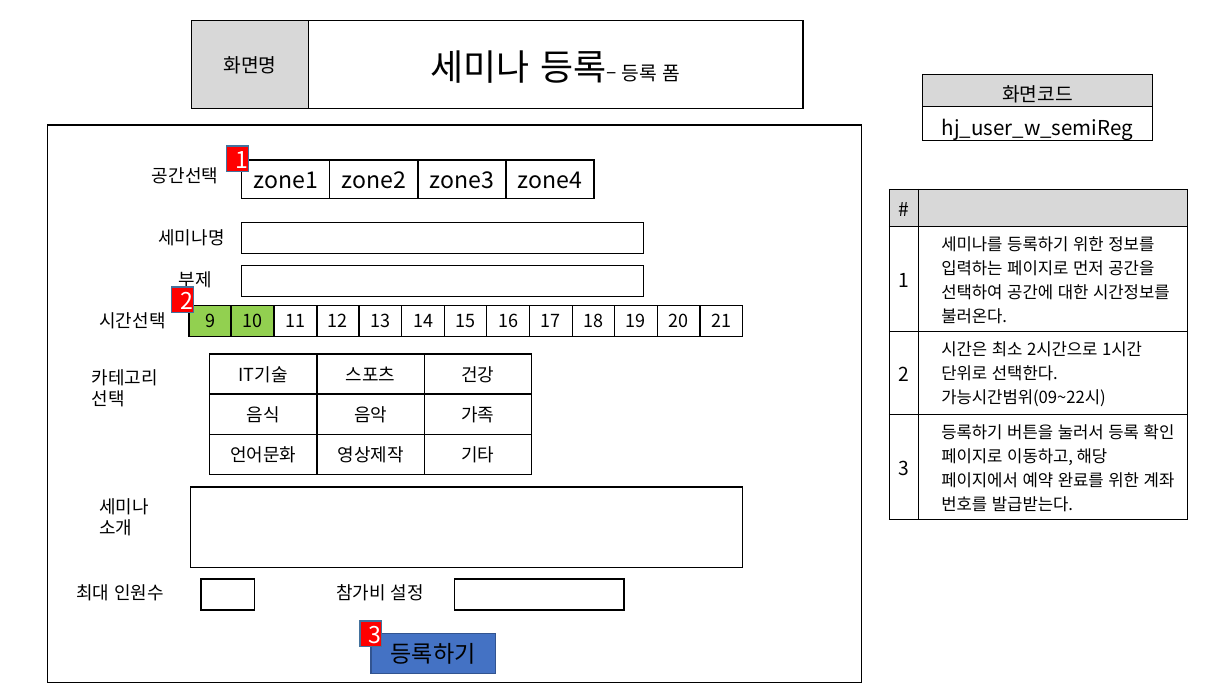
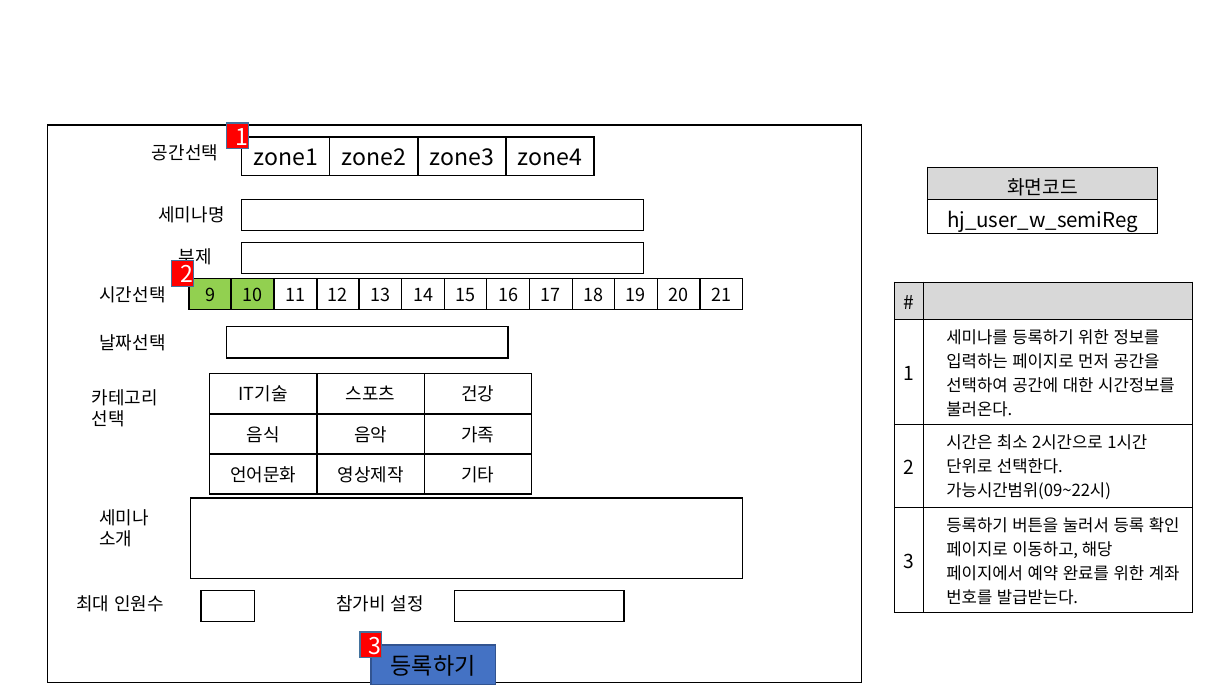
Before and after one commit to ezenteam2/e-Zone, a slide deck: slide 7 of 0 발표용 파워포인트/project05 - 파워포인트 종합 - 형준.pptx. Drawn at 1232x693 pixels with LibreOffice and Linux fonts; fonts in the diff are those of the drawing; background and template pictures are left out. Boxes give left, top, right and bottom in pixels: in the first picture for what was removed or moved away, otherwise in the second. Text is boxed around its words. In the diff, an @@ line names an element or a change of style, - is before the commit and + after.

```diff
--- a/0 발표용 파워포인트/project05 - 파워포인트 종합 - 형준.pptx
+++ b/0 발표용 파워포인트/project05 - 파워포인트 종합 - 형준.pptx
@@ table removed at [192,20,803,107], 1 rows, 2 columns @@
-화면명 | 세미나 등록– 등록 폼
@@ table: place and size @@
-table at [923,75,1153,144]
+table at [928,167,1158,236]
@@ 21 rectangles, 4 texts: place and size @@
-21 rectangles, 4 texts at [99,146,743,336]
+21 rectangles, 4 texts at [99,123,743,311]
@@ table: place and size @@
-table at [889,189,1188,516]
+table at [895,282,1193,609]
@@ rectangle added at [226,327,508,359], outline #000000 1 pt @@
@@ text added at [946,329,1073,533], 32 pt, text #FFFFFF @@
+세미나등록 – 등록 폼
@@ text added at [99,334,165,351], 14 pt, text #000000 @@
+날짜선택
@@ 9 rectangles, 1 text: place and size @@
-9 rectangles, 1 text at [92,354,531,474]
+9 rectangles, 1 text at [92,374,531,494]
@@ 5 rectangles, 3 texts: place and size @@
-5 rectangles, 3 texts at [76,487,743,674]
+5 rectangles, 3 texts at [76,498,743,685]
```
Also in this commit, not shown: 36 other slides changed, 1 slide added, 1 slide removed, 12 other files.
